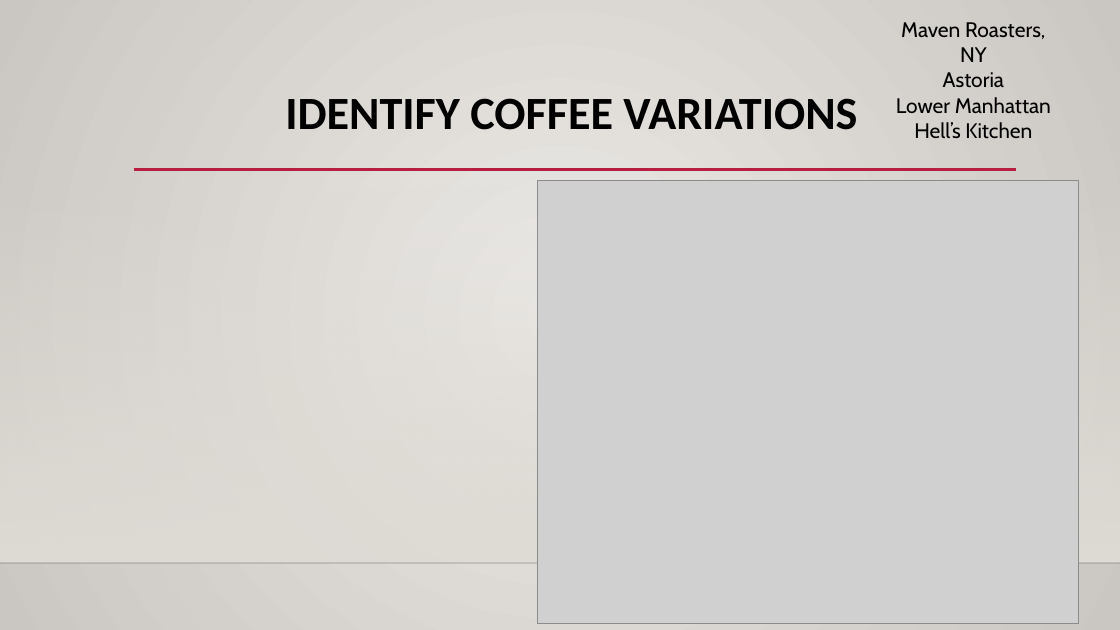
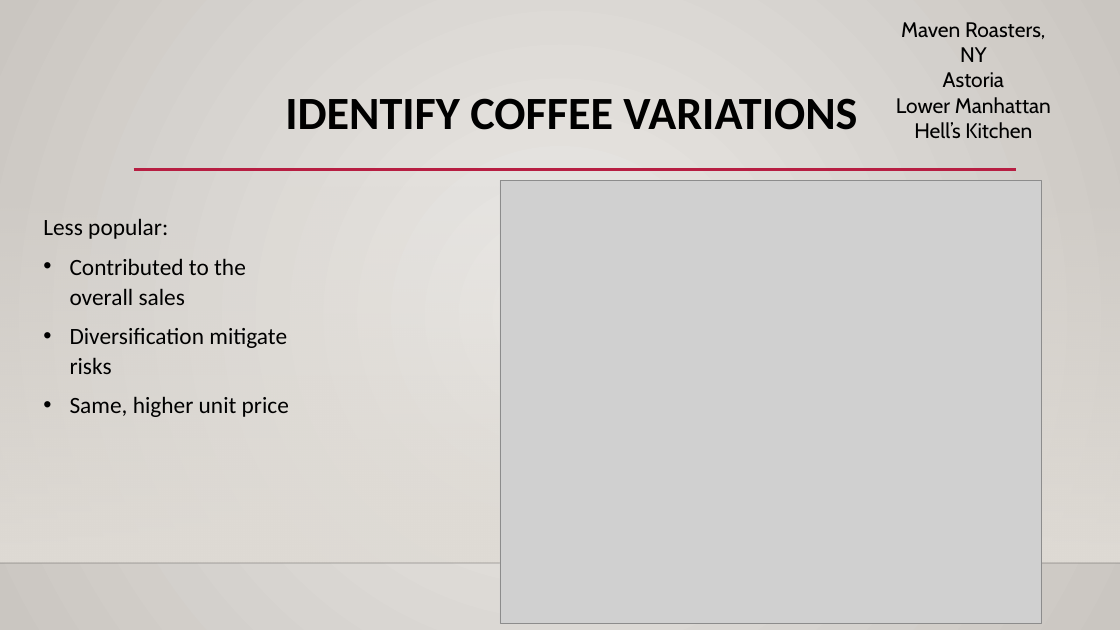
Before and after one commit to cedetraz96/Coffee_Crew, a slide deck: slide 4 of Maven Roasters Project1.pptx. Drawn at 1120x630 pixels with LibreOffice and Linux fonts; fonts in the diff are those of the drawing; grey boxes stand for pictures; background and template pictures are left out. Boxes give left, top, right and bottom in pixels: in the first picture for what was removed or moved away, otherwise in the second. Text is boxed around its words. In the diff, an @@ line names an element or a change of style, - is before the commit and + after.

```diff
--- a/Maven Roasters Project1.pptx
+++ b/Maven Roasters Project1.pptx
@@ picture: place and size @@
-picture at <box>538,181,1079,623</box>
+picture at <box>500,181,1041,623</box>
@@ text added at <box>43,218,289,417</box>, 20 pt, text #000000 @@
+Less popular:
+• Contributed to the overall sales
+• Diversification mitigate risks
+• Same, higher unit price
```
Also in this commit, not shown: 3 other slides changed, 2 slides added, 1 slide removed.
